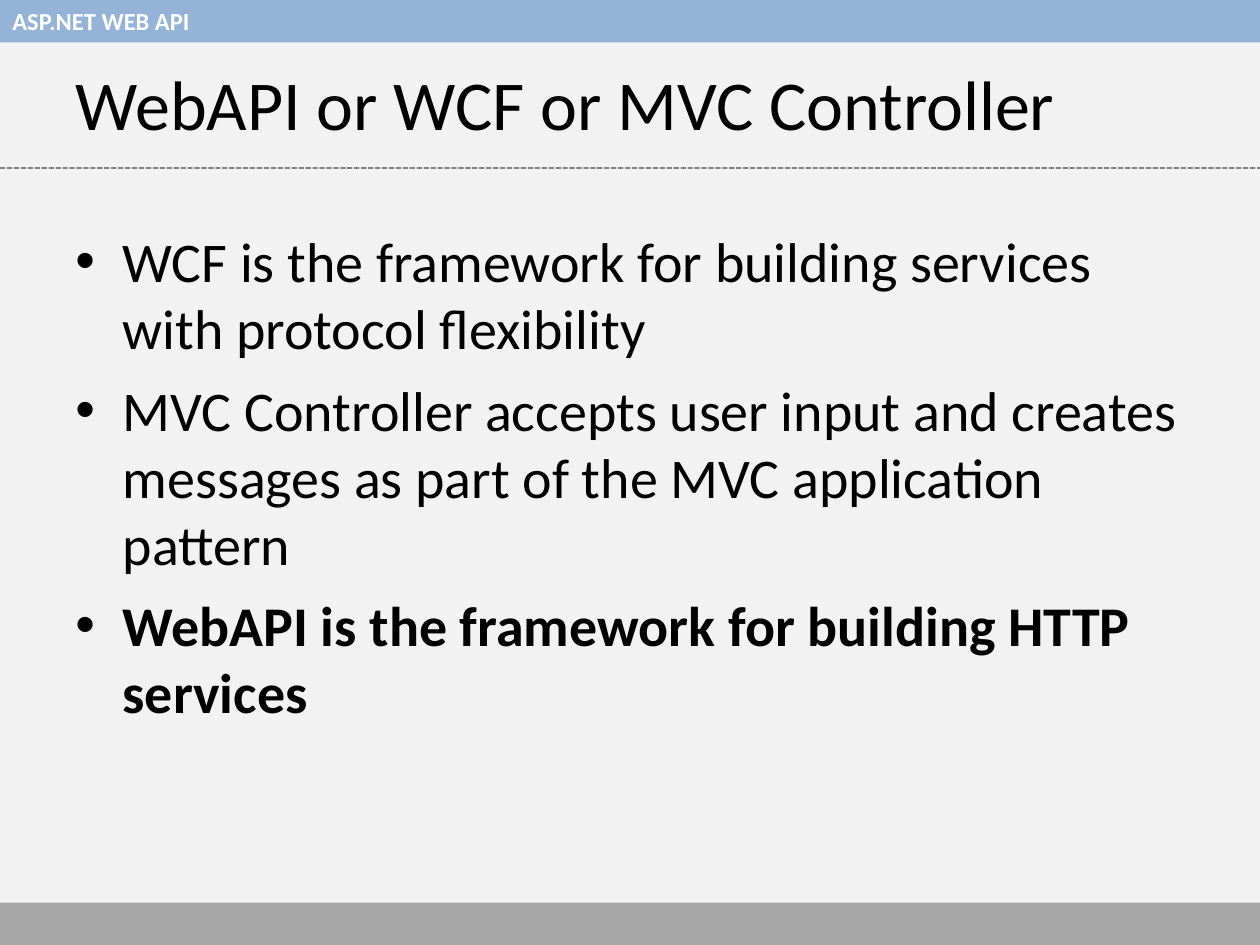
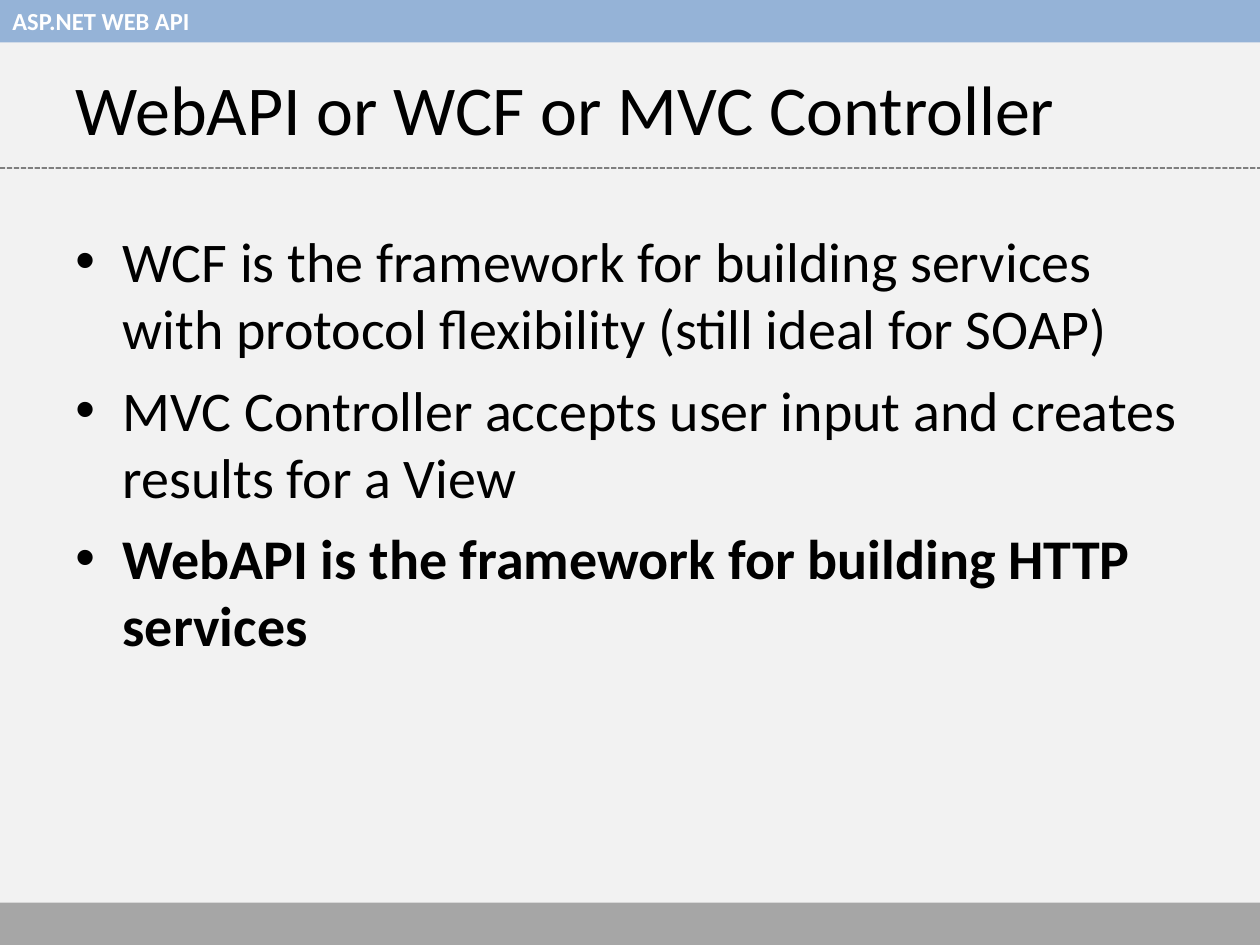
Before and after one commit to thaslam/hartford-code-camp-5, a slide deck: slide 14 of web-api-presentation.ppt (slide 13 before the commit). Drawn at 1260x945 pixels with LibreOffice and Linux fonts; fonts in the diff are those of the drawing. Boxes give left, top, right and bottom in pixels: in the first picture for what was removed or moved away, otherwise in the second. Text is boxed around its words. In the diff, an @@ line names an element or a change of style, - is before the commit and + after.

```diff
--- a/web-api-presentation.ppt
+++ b/web-api-presentation.ppt
@@ title "WebAPI or WCF or MVC ...": place and size @@
-title "WebAPI or WCF or MVC ..." at (76,81,1054,131)
+title "WebAPI or WCF or MVC ..." at (76,86,1054,136)
@@ text at (123,243,1177,499): text changed @@
-• WCF is the framework for building services with protocol flexibility
-• MVC Controller accepts user input and creates messages as part of the MVC application pattern
+• WCF is the framework for building services with protocol flexibility (still ideal for SOAP)
+• MVC Controller accepts user input and creates results for a View
```
Also in this commit, not shown: 7 other slides changed, 1 slide added.
